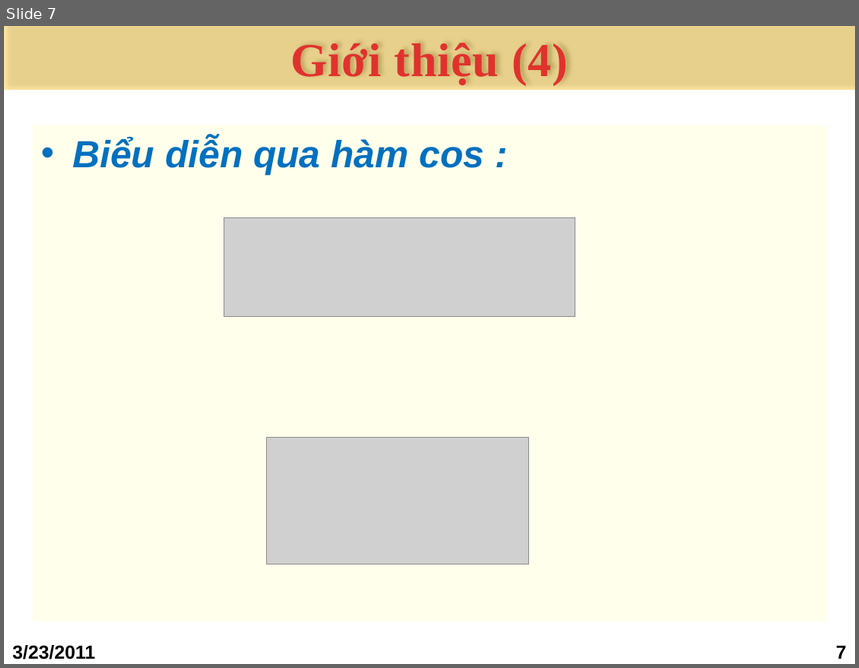
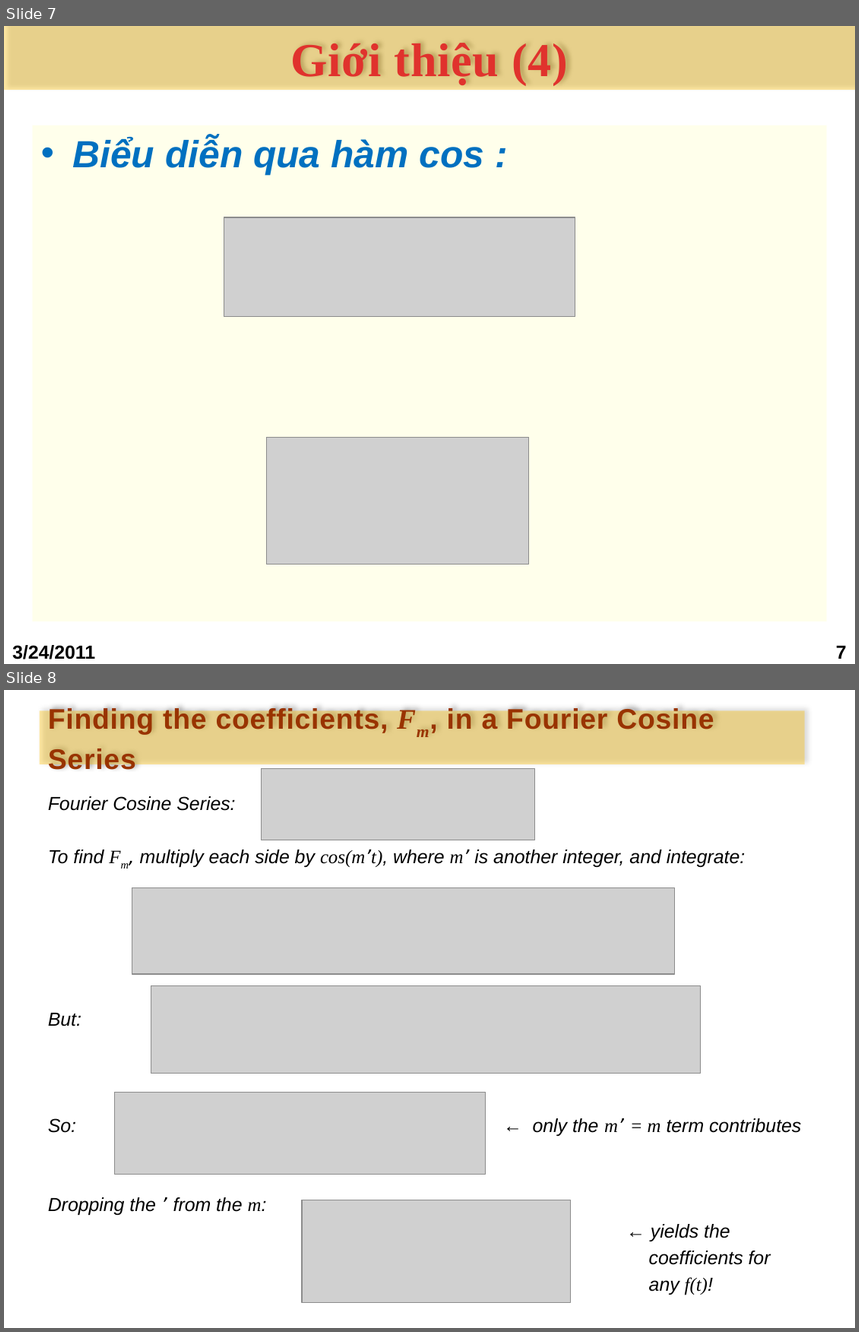
Before and after one commit to bomong/steganography-khtn-2011, a slide deck: Seminar DFT/1.Bao cao/_ADL_DFT(draft).pptx. Shown one above the other, each under a label of ours: slide 7 before the commit, slides 7 and 8 after it. The pictures are 859x668 and 859x1332 pixels, drawn with LibreOffice and Linux fonts; fonts in the diff are those of the drawing; grey boxes stand for pictures; background and template pictures are left out. Boxes give left, top, right and bottom in pixels: in the first picture for what was removed or moved away, otherwise in the second. Text is boxed around its words. In the diff, an @@ line names an element or a change of style, - is before the commit and + after.

```diff
--- a/Seminar DFT/1.Bao cao/_ADL_DFT(draft).pptx
+++ b/Seminar DFT/1.Bao cao/_ADL_DFT(draft).pptx
@@ slide 8 added at (4, 690, 855, 1328), background picture (left out) @@
@@ title added at (40, 711, 805, 764), fill #FFC000 at 36% opacity, 24 pt, text #993300, bold @@
+Finding the coefficients, Fm, in a Fourier Cosine Series
@@ text added at (40, 761, 855, 1328), fill #FFFF00 at 8% opacity, 16 pt, text #000000, italic @@
+Fourier Cosine Series:
+To find Fm, multiply each side by cos(m’t), where m’ is another integer, and integrate:
+But:
+So: ← only the m’ = m term contributes
+Dropping the ’ from the m:
+← yields the
+coefficients for
+any f(t)!
@@ picture added at (261, 768, 534, 840) @@
@@ picture added at (132, 888, 676, 974) @@
@@ picture added at (151, 986, 701, 1074) @@
@@ picture added at (115, 1093, 486, 1175) @@
@@ picture added at (302, 1201, 570, 1303) @@
@@ slide 7 changed as well @@
@@ text at (12, 645, 95, 660): text changed @@
-3/23/2011
+3/24/2011
```
Also in this commit, not shown: 26 other slides changed, 1 other slide added.
